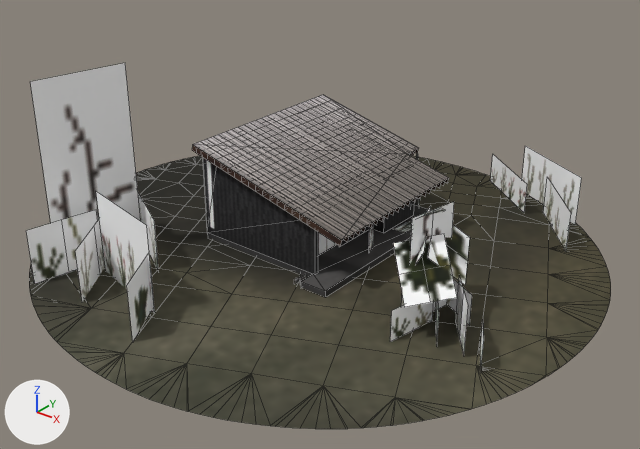
Two versions of the OBJ model models/shadowhouse/shadowhouse.obj, one commit apart.
Both versions are drawn from a 50 mm camera at (884.0, -1107.0, 659.0) aimed at (32.0, -41.0, -2.0). Arrows for +X, +Y and +Z are at lower left; the lights stay in place. Mesh edges are drawn as thin lines. Where no turn or scale is listed for an object, it has been applied to the vertices. Vertices at the same position are counted once.

The first picture shows 'shadowhouse'.
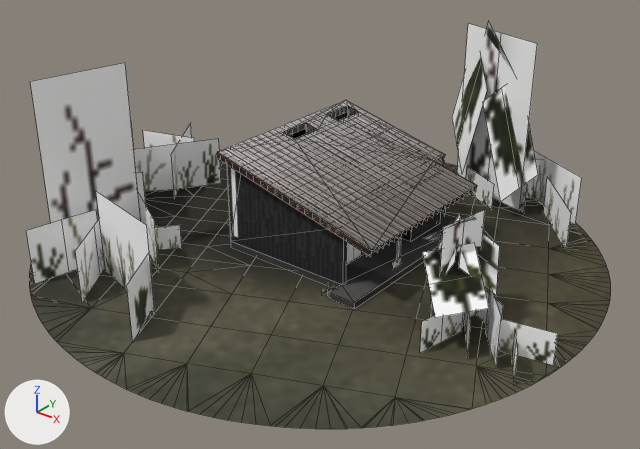
What changed in the scene script:
```text
Change me_shadowhouse:
    remove me_shadowhouse.from_pydata(...)  # 844 vertices, 627 faces; spans x -500.0..500.0, y -500.0..500.0, z -79.0..261.0
    add me_shadowhouse.from_pydata(...)  # 1000 vertices, 696 faces; spans x -500.0..500.0, y -500.0..500.0, z -79.0..290.0
    me_shadowhouse part 1: the loose piece of 71 vertices spanning x -174.0..66.0, y -95.0..233.0, z -60.0..98.0 is moved by (58.0, 1.0, 0.0)
    me_shadowhouse part 2: the loose piece of 6 vertices spanning x 263.0..280.0, y -117.0..-28.0, z -73.0..107.0 is scaled about its middle by (10.2, -0.664, 1.81), then moved by (-147.0, 452.0, 80.0)
    me_shadowhouse part 3: the loose piece of 6 vertices spanning x 319.0..376.0, y -138.0..-67.0, z -73.0..11.0 is scaled about its middle by (1.34, -0.713, 1), then moved by (-170.0, 523.0, 0.0)
    me_shadowhouse part 4: the loose piece of 6 vertices spanning x 278.0..332.0, y -142.0..-59.0, z -73.0..-19.0 is scaled about its middle by (-0.314, 1.06, 3.36), then moved by (17.0, 30.0, 63.0)
    me_shadowhouse part 5: the loose piece of 6 vertices spanning x 245.0..332.0, y -111.0..15.0, z 0.0..82.0 is multiplied about its middle by the matrix ((-0.496, 0.095, 0.863), (-0.552, -0.802, -0.229), (0.671, -0.59, 0.45)), then moved by (48.0, -62.0, -13.0)
    me_shadowhouse part 6: the loose piece of 6 vertices spanning x 204.0..286.0, y -117.0..-25.0, z -8.0..91.0 is moved by (51.0, 3.0, 0.0)
    me_shadowhouse part 7: the loose piece of 6 vertices spanning x 206.0..292.0, y -129.0..-4.0, z 39.0..122.0 is moved by (51.0, 3.0, 0.0)
    me_shadowhouse part 8: the loose piece of 6 vertices spanning x 245.0..332.0, y -111.0..15.0, z 0.0..82.0 is copied, and the copy is moved by (51.0, 3.0, 0.0); it spans x 296.0..383.0, y -109.0..17.0, z 0.0..82.0
    me_shadowhouse part 9: the loose piece of 6 vertices spanning x 278.0..332.0, y -142.0..-59.0, z -73.0..-19.0 is copied, and the copy is moved by (51.0, 3.0, 0.0); it spans x 328.0..383.0, y -140.0..-56.0, z -73.0..-19.0
    me_shadowhouse part 10: the loose piece of 4 vertices spanning x 216.0..234.0, y -90.0..-1.0, z -73.0..-19.0 is moved by (51.0, 3.0, 0.0)
    me_shadowhouse part 11: the loose piece of 6 vertices spanning x 278.0..332.0, y -142.0..-59.0, z -73.0..-19.0 is copied, and the copy is scaled about its middle by (0.538, 0.592, 1), then moved by (143.0, -26.0, -4.0); it spans x 434.0..463.0, y -152.0..-102.0, z -77.0..-23.0
    me_shadowhouse part 12: the loose piece of 4 vertices spanning x 253.0..340.0, y -61.0..-13.0, z -73.0..-19.0 is moved by (51.0, 3.0, 0.0)
    me_shadowhouse part 13: the loose piece of 6 vertices spanning x 278.0..332.0, y -142.0..-59.0, z -73.0..-19.0 is copied, and the copy is scaled about its middle by (-0.314, 1.06, 1), then moved by (25.0, -25.0, 0.0); it spans x 321.0..339.0, y -171.0..-82.0, z -73.0..-19.0
    me_shadowhouse part 14: the loose piece of 4 vertices spanning x 169.0..170.0, y 10.0..34.0, z -71.0..-59.0 is moved by (-9.0, -16.0, 11.0)
    me_shadowhouse part 15: the loose piece of 48 vertices spanning x -183.0..117.0, y -135.0..237.0, z -72.0..98.0 is rebuilt with 29 vertices and now spans x -125.0..175.0, y -134.0..238.0, z -72.0..98.0
    me_shadowhouse part 16: the loose piece of 15 vertices spanning x -183.0..70.0, y 1.0..237.0, z -60.0..98.0 is rebuilt with 15 vertices and now spans x -125.0..128.0, y 2.0..238.0, z -60.0..98.0
    me_shadowhouse part 17: the loose piece of 6 vertices spanning x -191.0..135.0, y -116.0..248.0, z 31.0..114.0 is rebuilt with 14 vertices and now spans x -134.0..193.0, y -115.0..249.0, z 31.0..114.0
    me_shadowhouse part 18: the loose piece of 4 vertices spanning x -194.0..135.0, y -115.0, z 18.0..113.0 is rebuilt with 4 vertices and now spans x -137.0..193.0, y -114.0, z 18.0..113.0
    me_shadowhouse part 19: 23 loose pieces with 105 vertices, spanning x -194.0..412.0, y -173.0..249.0, z -77.0..113.0, are deleted
    me_shadowhouse part 20: 55 vertices removed from x -140.0..66.0, y -117.0..247.0, z 37.0..98.0; 290 vertices added at x -485.0..234.0, y -208.0..486.0, z -77.0..290.0
    me_shadowhouse part 21: 8 vertices added at x 370.0..487.0, y -136.0..-64.0, z -73.0..11.0
```

Where the change shows, as pixel boxes [x1, y1, x2, y2] in the pictures (640 x 449 px; the box of a moved part takes in the faces that stretch with it):
'shadowhouse', reshaped (12% taller)
    before: [26, 63, 611, 429]
    after: [26, 20, 611, 429]
part 1 of me_shadowhouse, moved or reshaped
    before: [318, 232, 338, 256]
    after: [289, 111, 365, 265]
part 2 of me_shadowhouse, moved or reshaped
    before: [410, 202, 454, 311]
    after: [457, 23, 537, 211]
part 3 of me_shadowhouse, moved or reshaped
    before: [456, 279, 468, 355]
    after: [526, 159, 542, 199]
part 4 of me_shadowhouse, moved or reshaped
    before: [435, 301, 439, 344]
    after: [440, 210, 485, 321]
part 5 of me_shadowhouse, moved or reshaped
    before: [428, 225, 470, 285]
    after: [423, 243, 489, 318]
part 6 of me_shadowhouse, moved or reshaped
    before: [410, 206, 431, 263]
    after: [438, 215, 460, 273]
part 7 of me_shadowhouse, moved or reshaped
    before: [394, 208, 445, 232]
    after: [423, 217, 476, 241]
part 8 of me_shadowhouse, added
    after: [459, 234, 499, 295]
part 9 of me_shadowhouse, added
    after: [464, 312, 470, 358]
part 10 of me_shadowhouse, moved or reshaped
    before: [401, 295, 404, 306]
    after: [430, 298, 434, 317]
part 11 of me_shadowhouse, added
    after: [512, 334, 518, 382]
part 12 of me_shadowhouse, moved or reshaped
    before: [447, 279, 472, 326]
    after: [476, 290, 503, 324]
part 13 of me_shadowhouse, added
    after: [420, 313, 463, 353]
part 14 of me_shadowhouse, moved or reshaped (not visible before)
    after: [393, 258, 402, 269]
part 15 of me_shadowhouse, rebuilt
    before: [203, 158, 431, 297]
    after: [227, 165, 462, 309]
part 16 of me_shadowhouse, rebuilt
    before: [339, 200, 414, 247]
    after: [366, 209, 441, 257]
part 17 of me_shadowhouse, rebuilt
    before: [193, 95, 449, 240]
    after: [217, 100, 477, 250]
part 18 of me_shadowhouse, rebuilt
    before: [192, 145, 342, 246]
    after: [216, 152, 372, 257]
part 19 of me_shadowhouse, deleted
    before: [196, 149, 484, 370]
part 20 of me_shadowhouse, built on
    before: [270, 196, 308, 224]
    after: [132, 20, 538, 295]
part 21 of me_shadowhouse, added
    after: [486, 288, 558, 367]
